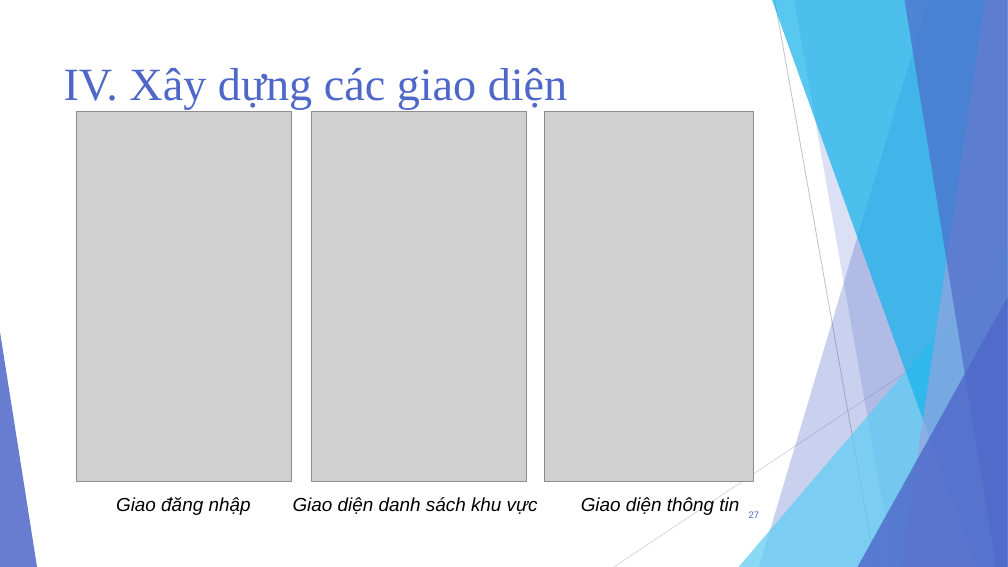
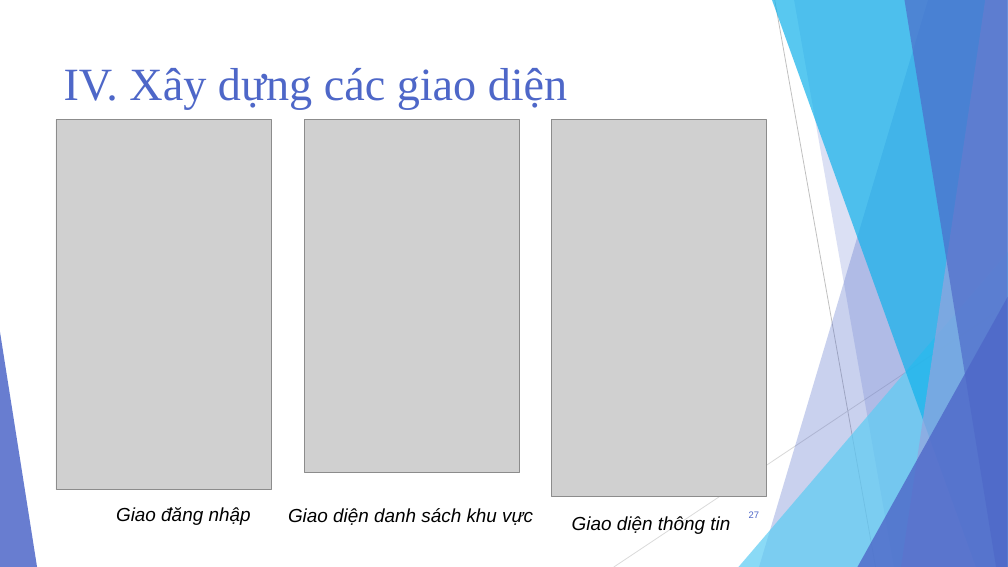
Before and after one commit to TMTAI/Android, a slide deck: slide 27 of Presentation-LuanVan.pptx. Drawn at 1008x567 pixels with LibreOffice and Linux fonts; fonts in the diff are those of the drawing; grey boxes stand for pictures. Boxes give left, top, right and bottom in pixels: in the first picture for what was removed or moved away, otherwise in the second. Text is boxed around its words. In the diff, an @@ line names an element or a change of style, - is before the commit and + after.

```diff
--- a/Presentation-LuanVan.pptx
+++ b/Presentation-LuanVan.pptx
@@ picture: place and size @@
-picture at [76,112,292,482]
+picture at [56,119,271,489]
@@ picture: place and size @@
-picture at [312,112,527,482]
+picture at [305,119,520,472]
@@ picture: place and size @@
-picture at [544,112,753,482]
+picture at [552,119,768,496]
@@ text "Giao đăng nhập": place and size @@
-text "Giao đăng nhập" at [116,497,251,515]
+text "Giao đăng nhập" at [116,507,251,525]
@@ text "Giao diện danh sách khu ...": place and size @@
-text "Giao diện danh sách khu ..." at [293,497,538,514]
+text "Giao diện danh sách khu ..." at [288,508,533,525]
@@ text "Giao diện thông tin": place and size @@
-text "Giao diện thông tin" at [581,497,739,515]
+text "Giao diện thông tin" at [572,516,730,534]
```
Also in this commit, not shown: 5 other slides changed, 1 slide added, 6 other files.
